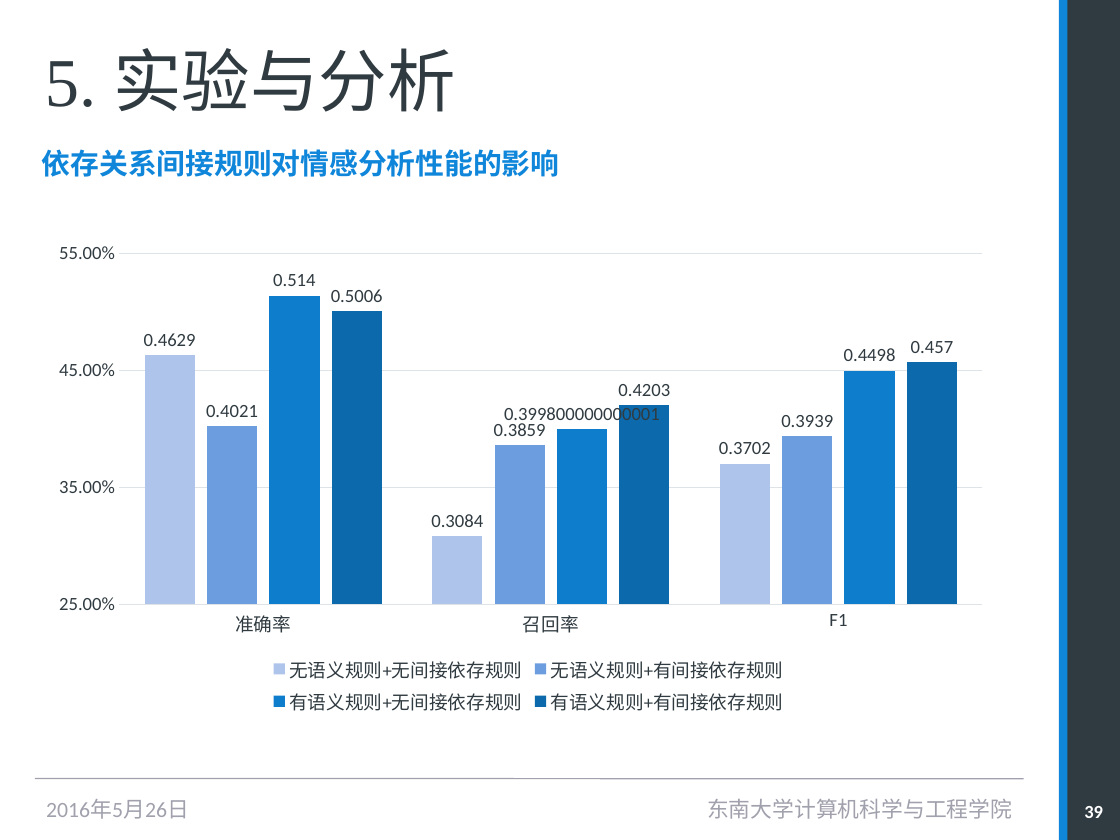
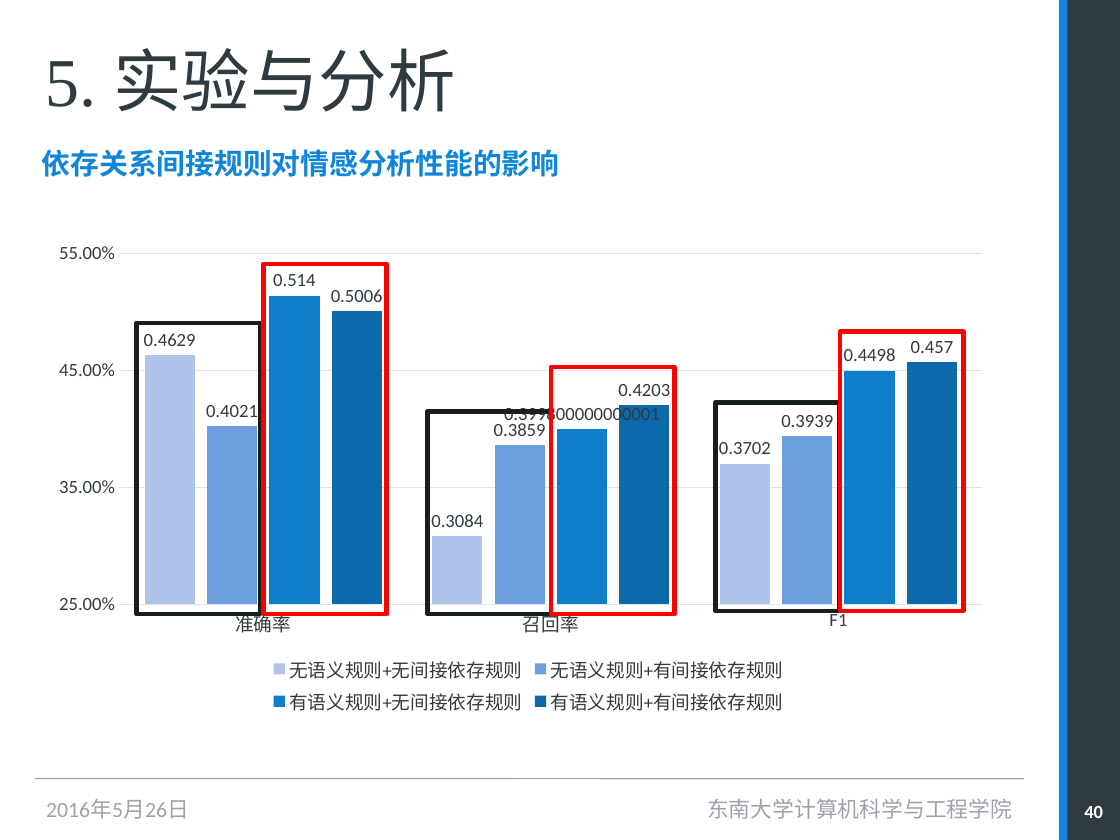
Before and after one commit to ElvisJazz/doc_bake, a slide deck: slide 40 of 毕设相关/答辩_ElvisJia.pptx (slide 39 before the commit). Drawn at 1120x840 pixels with LibreOffice and Linux fonts; fonts in the diff are those of the drawing. Boxes give left, top, right and bottom in pixels: in the first picture for what was removed or moved away, otherwise in the second. Text is boxed around its words. In the diff, an @@ line names an element or a change of style, - is before the commit and + after.

```diff
--- a/毕设相关/答辩_ElvisJia.pptx
+++ b/毕设相关/答辩_ElvisJia.pptx
@@ rectangle added at [263, 264, 386, 615], outline #FF0000 3 pt @@
@@ rectangle added at [137, 323, 260, 614], outline #181E20 3 pt @@
@@ rectangle added at [840, 332, 963, 610], outline #FF0000 3 pt @@
@@ rectangle added at [551, 367, 674, 614], outline #FF0000 3 pt @@
@@ rectangle added at [428, 411, 551, 614], outline #181E20 3 pt @@
@@ rectangle added at [716, 402, 839, 610], outline #181E20 3 pt @@
@@ page number at [1084, 806, 1103, 818]: text changed @@
-39
+40
```
Also in this commit, not shown: 3 other slides changed, 1 slide added, 2 other files.
